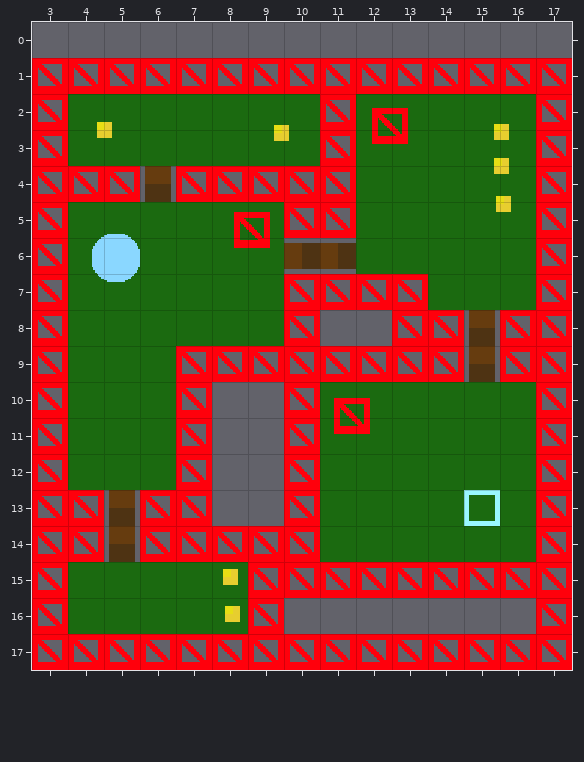
Two versions of a level (Tiled map (JSON), assets/levels/test.json). This is how it looked before the edit.
Cells are 24x24 px. Shown: x 3..17, y 0..17.
The same view after the edit:
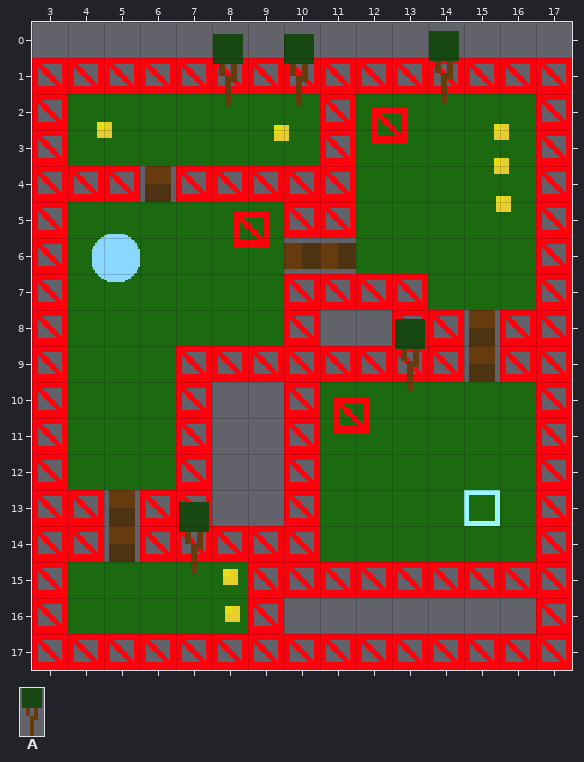
Key: from "test": A 2 "tree1".
Objects are placed by their top-left corner, in cells (3,4 is the top-left corner of cell 3,4); size is 1x1 cell unless given.
Changes in this commit:
Layer "objects":
added: A "tree" at 14,0.2 size 1x2
added: A "tree" at 9.9,0.3 size 1x2
added: A "tree" at 8,0.3 size 1x2
added: A "tree" at 13,8.2 size 1x2
added: A "tree" at 7,13.3 size 1x2
Pixel boxes of the changes (left, top, right, bottom) in both pictures:
added: (429, 31, 459, 103)
added: (213, 34, 243, 106)
added: (284, 34, 314, 106)
added: (395, 319, 425, 391)
added: (179, 502, 209, 574)
